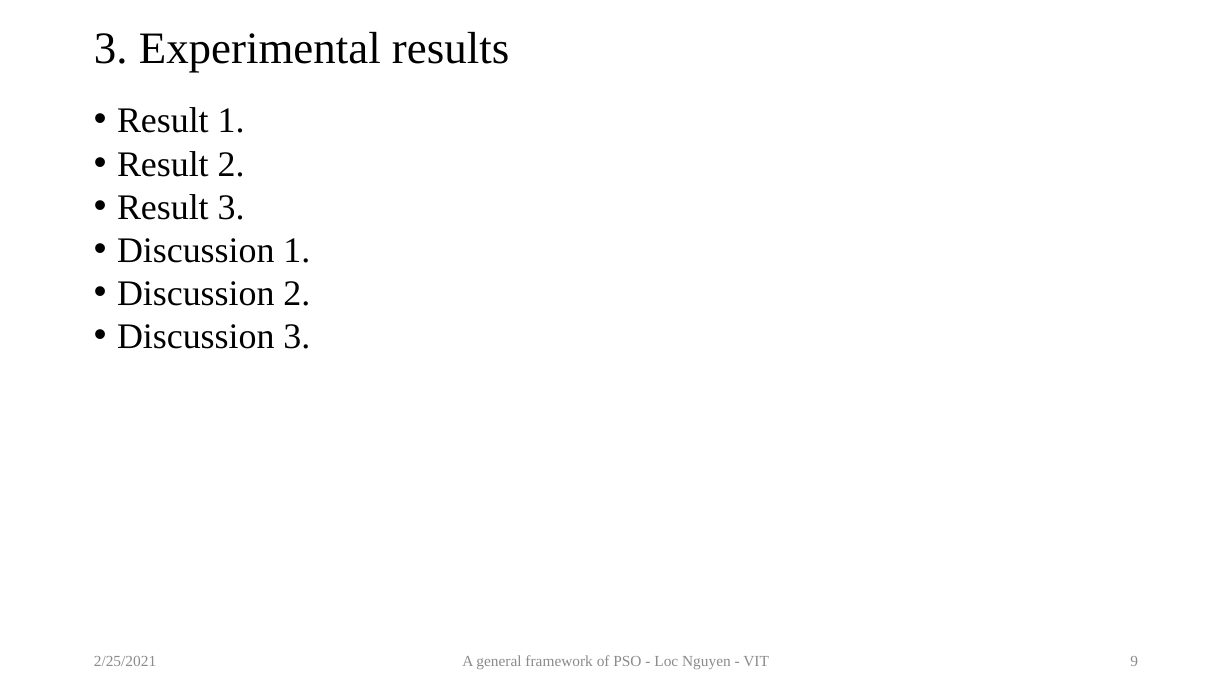
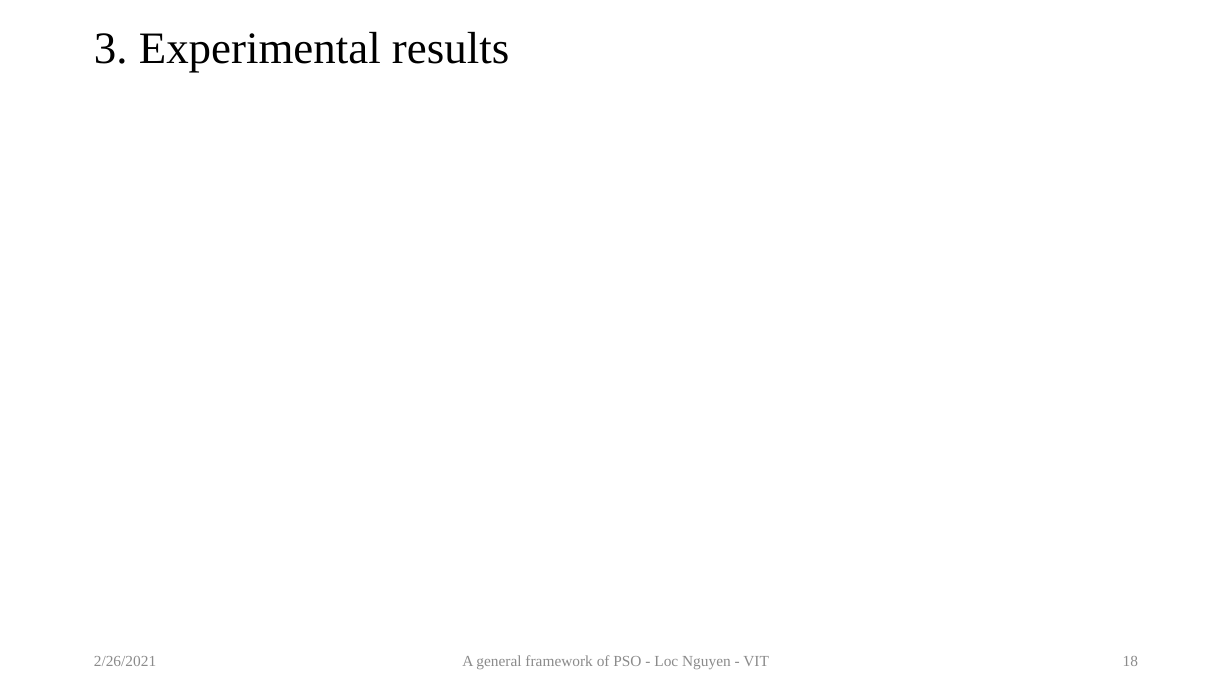
Before and after one commit to locnguyenacademic/sim, a slide deck: slide 18 of 2_design/pso/GeneralPSO.pptx (slide 9 before the commit). Drawn at 1232x693 pixels with LibreOffice and Linux fonts; fonts in the diff are those of the drawing; grey boxes stand for pictures. Boxes give left, top, right and bottom in pixels: in the first picture for what was removed or moved away, otherwise in the second. Text is boxed around its words. In the diff, an @@ line names an element or a change of style, - is before the commit and + after.

```diff
--- a/2_design/pso/GeneralPSO.pptx
+++ b/2_design/pso/GeneralPSO.pptx
@@ text removed at bbox=[117, 107, 310, 349] @@
-• Result 1.
-• Result 2.
-• Result 3.
-• Discussion 1.
-• Discussion 2.
-• Discussion 3.
@@ text at bbox=[94, 656, 156, 666]: text changed @@
-2/25/2021
+2/26/2021
@@ page number at bbox=[1123, 656, 1138, 666]: text changed @@
-9
+18
```
Also in this commit, not shown: 11 other slides changed, 10 slides added, 2 other files.
